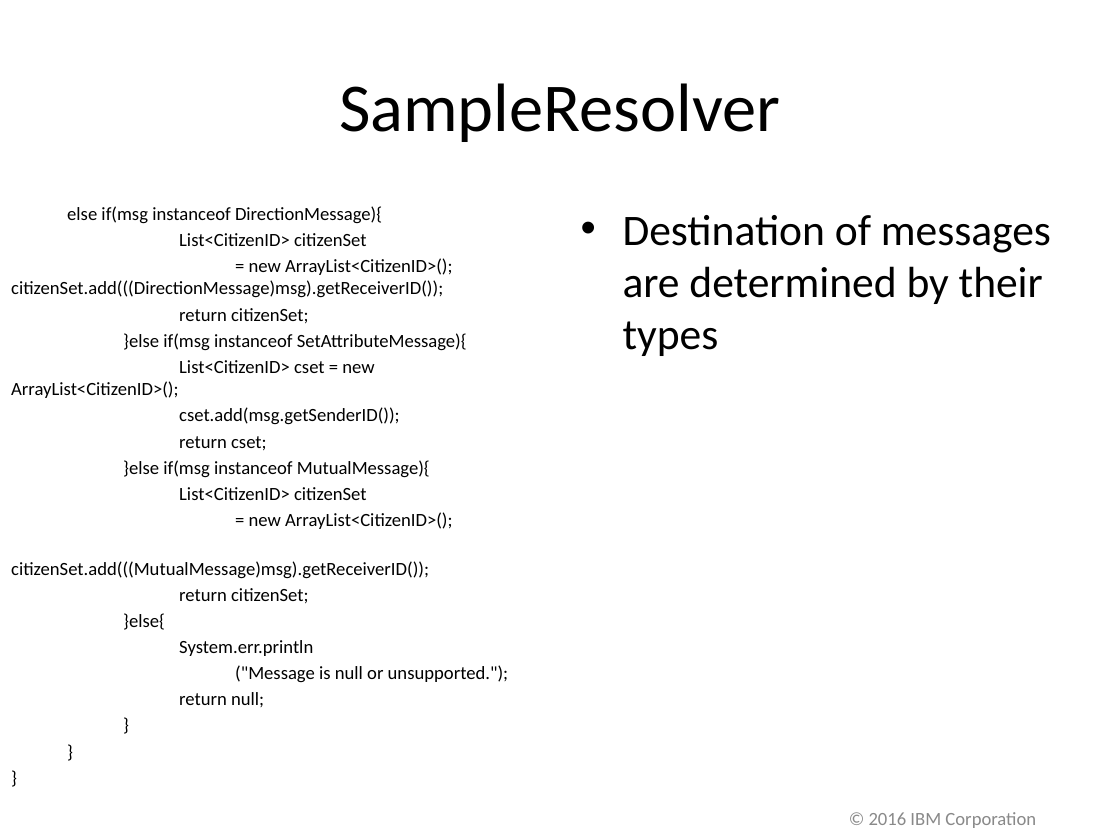
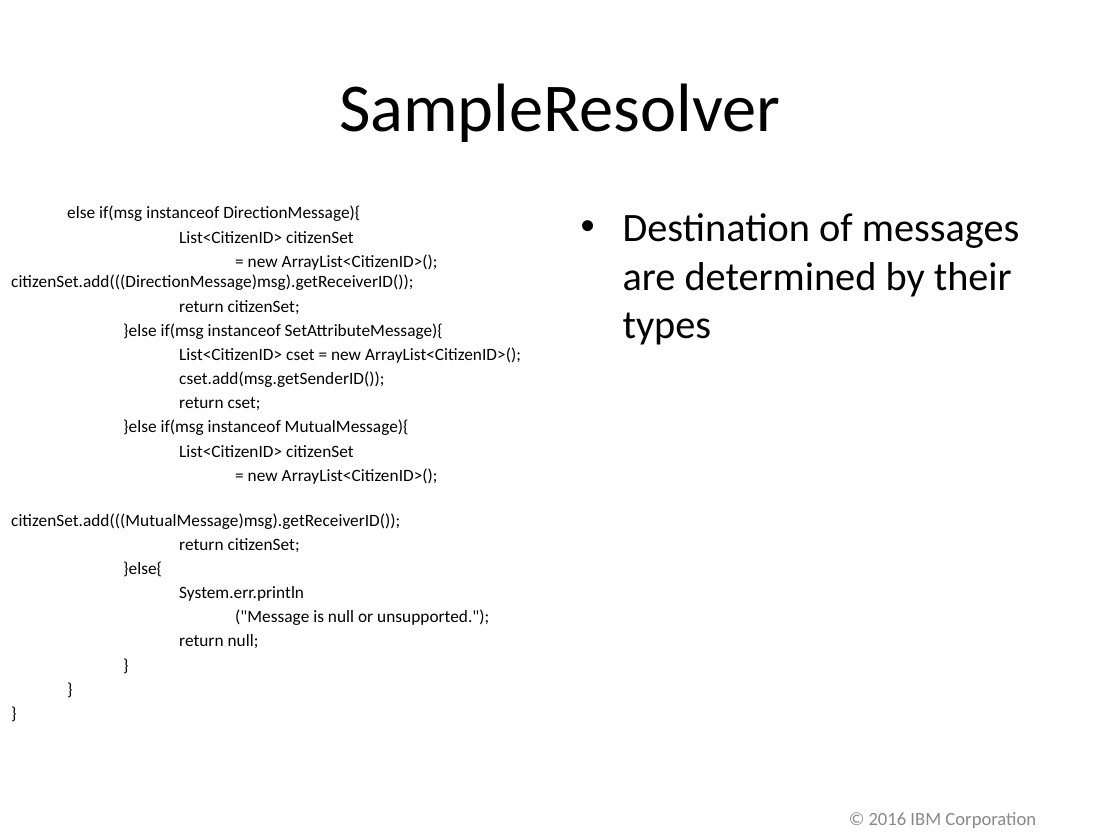
Before and after one commit to x10-lang/XASDI, a slide deck: slide 48 of doc/XASDI-Development-Guide.pptx. Drawn at 1120x840 pixels with LibreOffice and Linux fonts; fonts in the diff are those of the drawing. Boxes give left, top, right and bottom in pixels: in the first picture for what was removed or moved away, otherwise in the second. Text is boxed around its words. In the diff, an @@ line names an element or a change of style, - is before the commit and + after.

```diff
--- a/doc/XASDI-Development-Guide.pptx
+++ b/doc/XASDI-Development-Guide.pptx
@@ text "else if(msg instanceof DirectionMessage){" at [11, 205, 521, 648]: size 12 to 11.1 pt @@
@@ text "Destination of messages are determined ..." at [623, 213, 1019, 345]: size 28 to 25.9 pt @@
```
Also in this commit, not shown: 6 other slides changed, 1 other file.
